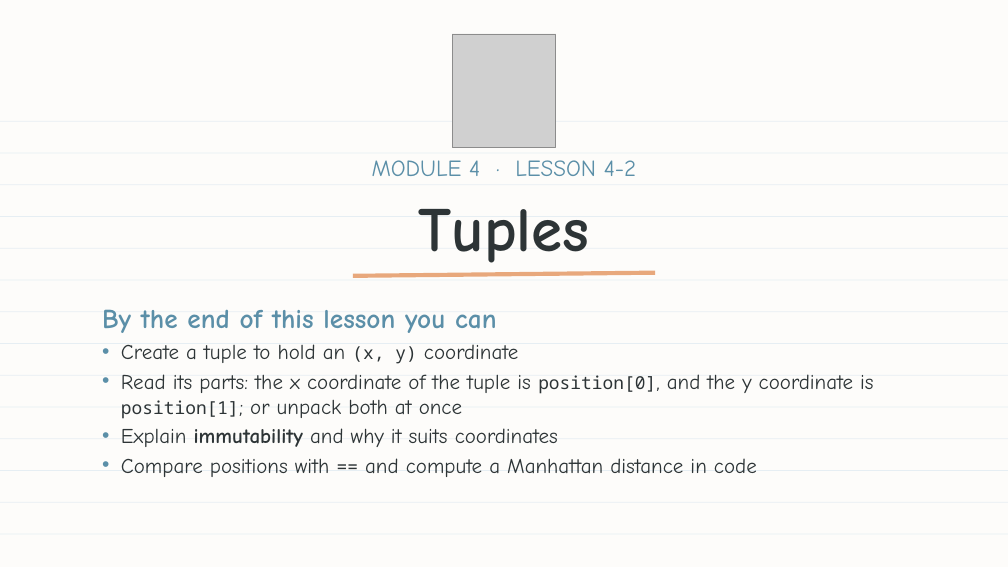
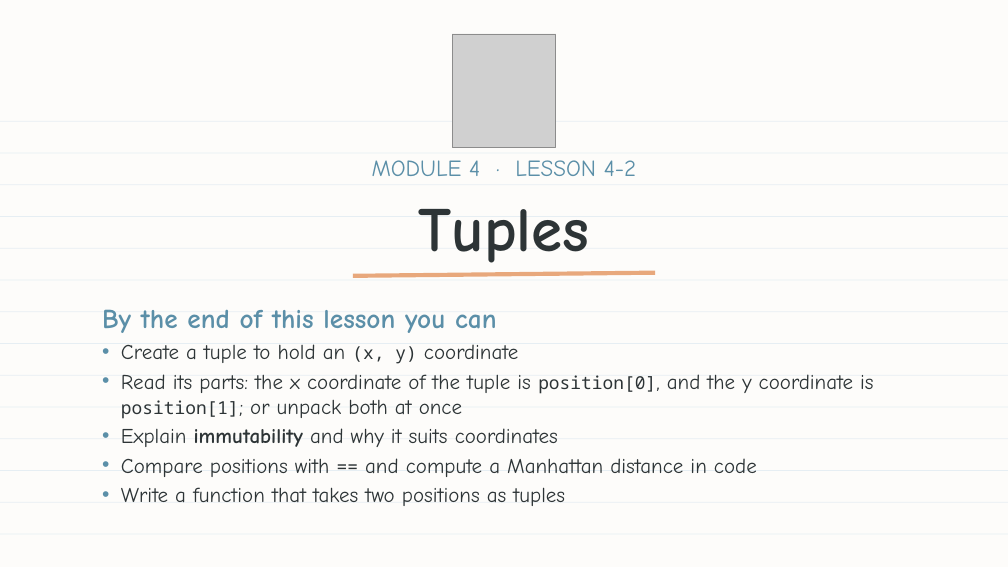
Before and after one commit to bradamiller/LearningPython, a slide deck: slide 1 of static/slides/module-04-manhattan/module-4-lesson-02-tuples.pptx. Drawn at 1008x567 pixels with LibreOffice and Linux fonts; fonts in the diff are those of the drawing; grey boxes stand for pictures. Boxes give left, top, right and bottom in pixels: in the first picture for what was removed or moved away, otherwise in the second. Text is boxed around its words. In the diff, an @@ line names an element or a change of style, - is before the commit and + after.

```diff
--- a/static/slides/module-04-manhattan/module-4-lesson-02-tuples.pptx
+++ b/static/slides/module-04-manhattan/module-4-lesson-02-tuples.pptx
@@ text at box(121, 487, 565, 506): paragraph added @@
+• Write a function that takes two positions as tuples
```
Also in this commit, not shown: 3 slides added, 1 slide removed, 3 other files.
